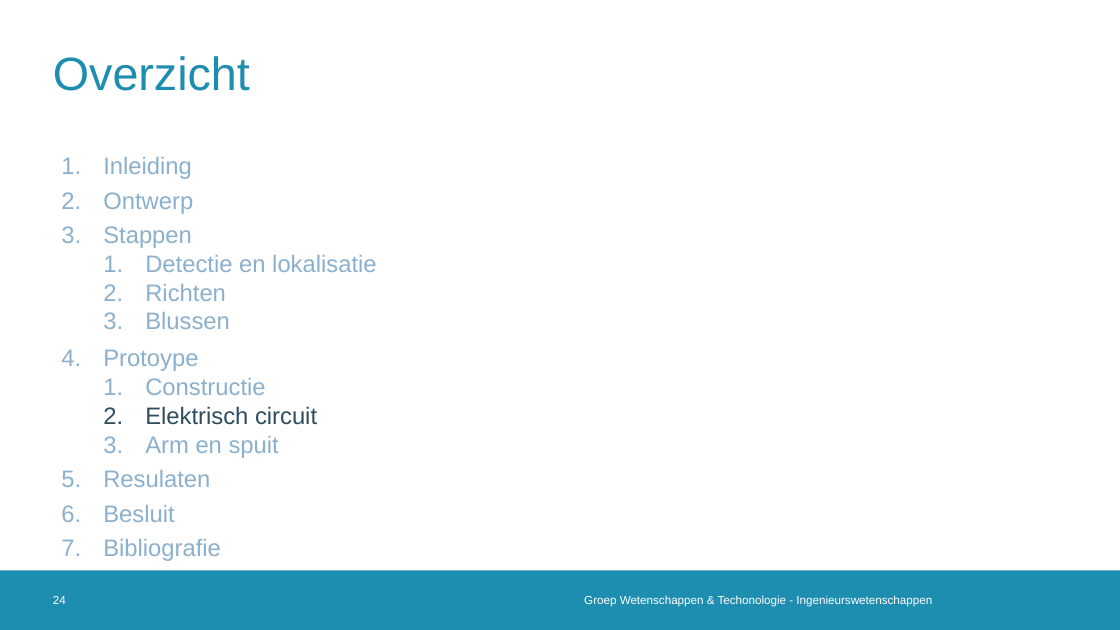
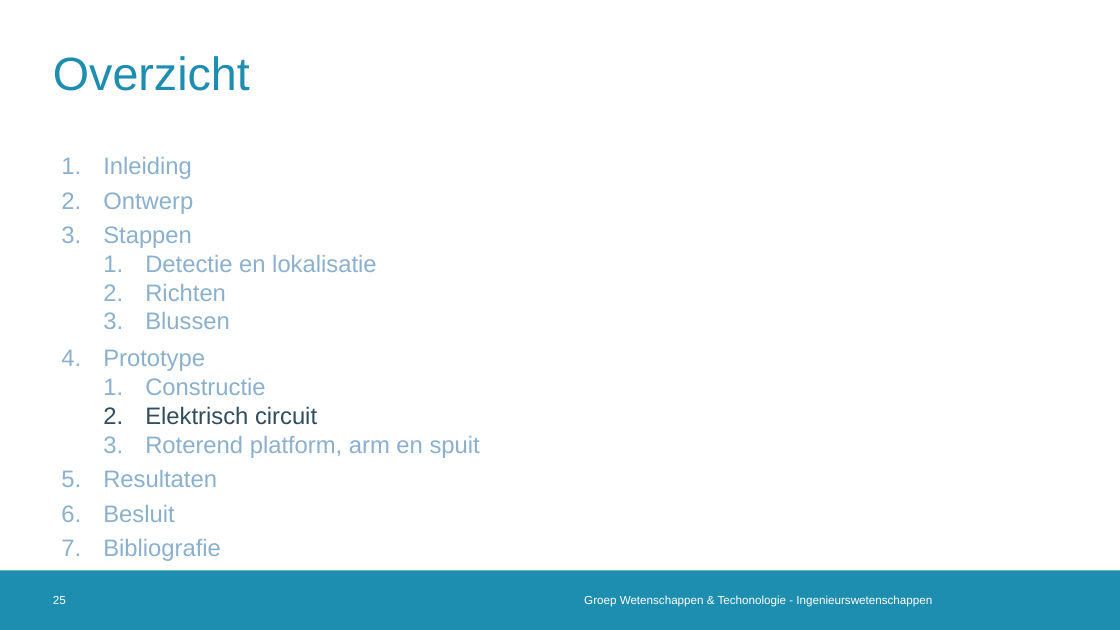
Before and after one commit to 2023-2022-KULAK-IW/2022_2023_Probleemoplossen_en_Ontwerpen_2, a slide deck: slide 25 of LATEX + ppt/Tussentijdse Presentatie .pptx (slide 24 before the commit). Drawn at 1120x630 pixels with LibreOffice and Linux fonts; fonts in the diff are those of the drawing; background and template pictures are left out. Boxes give left, top, right and bottom in pixels: in the first picture for what was removed or moved away, otherwise in the second. Text is boxed around its words. In the diff, an @@ line names an element or a change of style, - is before the commit and + after.

```diff
--- a/LATEX + ppt/Tussentijdse Presentatie .pptx
+++ b/LATEX + ppt/Tussentijdse Presentatie .pptx
@@ text at <box>103,349,205,371</box>: text changed @@
-4. Protoype
+4. Prototype
@@ text at <box>103,436,480,487</box>: text changed @@
-  3. Arm en spuit
-5. Resulaten
+  3. Roterend platform, arm en spuit
+5. Resultaten
@@ page number at <box>53,596,66,604</box>: text changed @@
-24
+25
```
Also in this commit, not shown: 11 other slides changed, 9 slides added.
